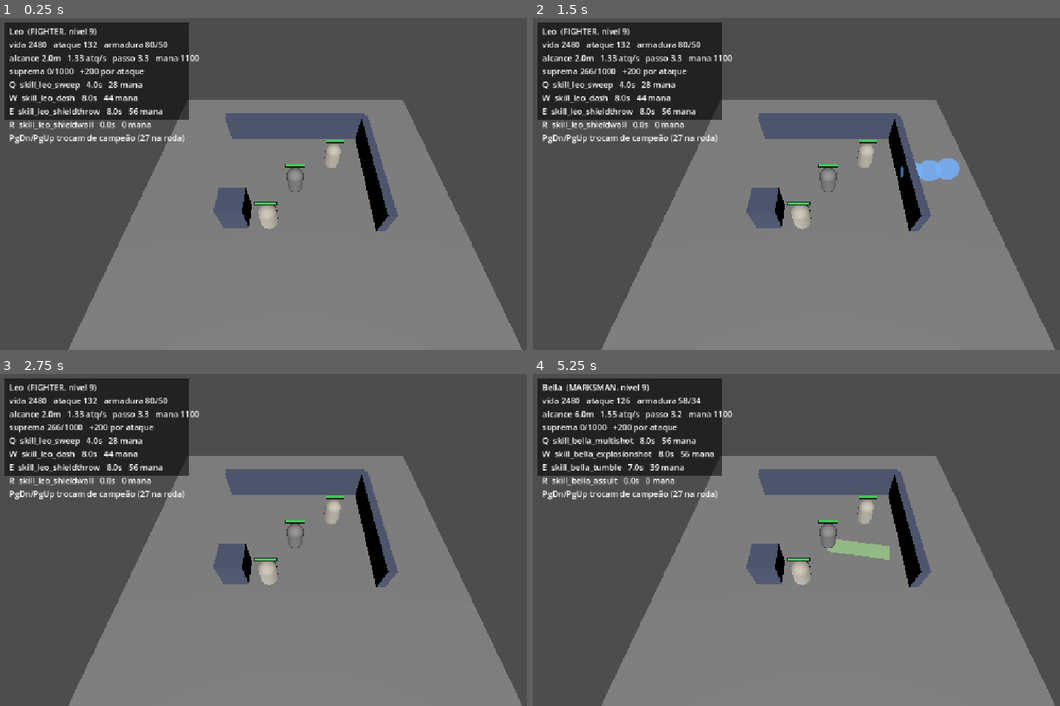
Above: before the commit, frames 1-4 (two rows, left to right).
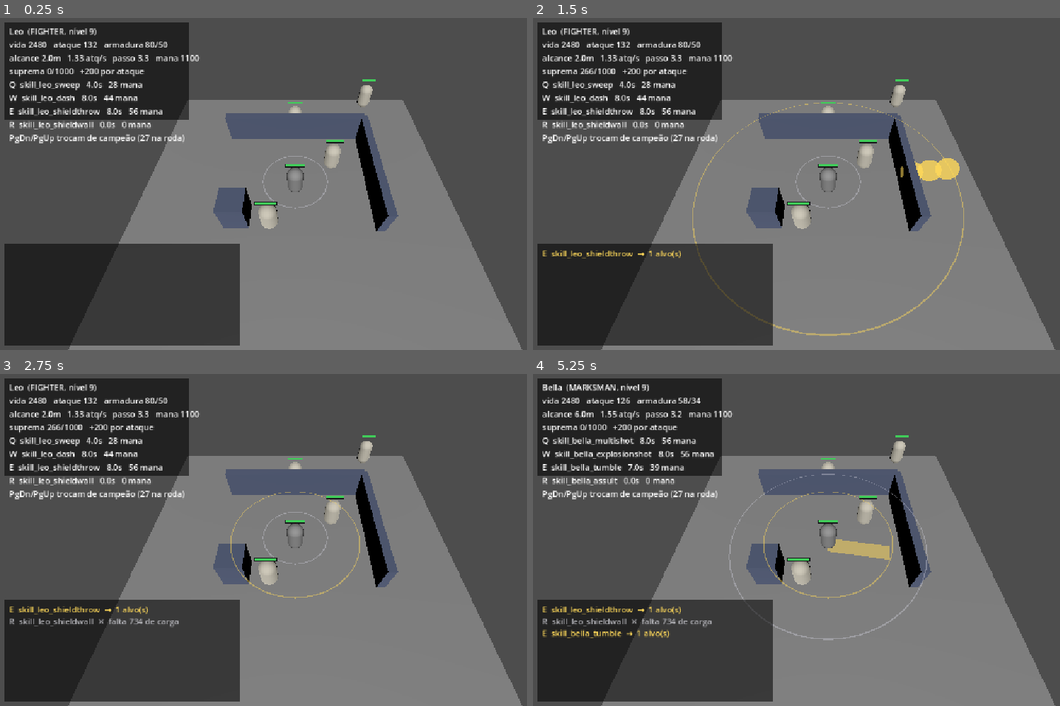
Above: after the commit, the same moments.

Repository: Tiago195/mbr
Game: Godot game, scene res://scenes/main.tscn
Same seed, same stepped clock (60 frames per second), same inputs: the game is played once before the commit and once after it.
Inputs (mouse positions are in pixels of both pictures, inside the frame that each line leads up to):
- Up to frame 1 (0.25 s): no input
- Up to frame 2 (1.5 s): tap Enter at 0.5 s; move the mouse to (959, 167) at 0.52 s; hold E (ability_e) 0.53-1.25 s; click (959, 167) at 0.67 s; drag from (712, 200) to (796, 250) at 1.27 s
- Up to frame 3 (2.75 s): move the mouse to (353, 466) at 2.02 s; hold R (ability_r) from 2.03 s (still down); click (353, 466) at 2.17 s
- Up to frame 4 (5.25 s): release R (ability_r) at 2.75 s; tap Space at 2.75, 4.25 s; drag from (796, 606) to (648, 490) at 2.77 s; tap Enter at 3.5, 5 s; move the mouse to (1007, 589) at 3.52 s; hold Page Down (champion_next) 3.53-4.25 s; click (1007, 589) at 3.67 s; drag from (648, 490) to (738, 457) at 4.27 s; move the mouse to (859, 540) at 5.02 s; hold E (ability_e) from 5.03 s (still down); click (859, 540) at 5.17 s

The runs differ from the first frame. In frame 1, 14% of the frame differs, in the area x 0-72%, y 18-99%; in frame 2, 15%, in the area x 0-82%, y 18-99%; in frame 3, 14%; in frame 4, 15%.

Commit message:
A tela passa a dizer o que aconteceu (o teste estava travado)
Veredito do usuário: "não consigo testar, não sei se estou usando a mesma
habilidade ou se são habilidades diferentes, tudo que vejo são formas".

O diagnóstico estava certo e a causa não era falta de arte: a tela não dizia
nada. `AbilityCaster._report` já contava tudo — no console, que quem joga não
vê. Três coisas, todas camada visual pura, que observam sinais e desenham:

- `combat_log.gd`: qual tecla, qual habilidade, SE A CORRENTE DE COMBO TROCOU
  O ELO, quantos alvos, quanto de dano, e o motivo da recusa. A troca do combo
  era literalmente invisível: a habilidade é outra e nada avisava.
- Cor por tecla na telegrafia, com uma quinta cor para o elo de combo. Com
  Q/W/E/R todos laranja, duas conjurações seguidas eram indistinguíveis sempre
  que a forma coincidia — e CIRCLE é a forma de boa parte do corpus.
- `marcador_de_alcance.gd`: anéis de alcance no chão. Alcance vai de 2 m a 6 m
  entre campeões e era invisível; sem ele, "a mira estava torta" e "o alvo
  estava longe demais" têm a mesma aparência — nada acontece.

Mais dois bonecos de treino, a 6 m e a 11 m, para exercitar alcance curto e
longo.

O usuário também pediu para importar os bonecos e as animações do original,
argumentando que as tabelas já foram importadas. A premissa não se sustenta e
a resposta ficou registrada no CLAUDE.md porque a pergunta vai voltar: o
repositório não tem um único asset, e o que a tradução guarda de uma habilidade
é `cooldown: 0.8` e o NOME de um ícone. Número é fato funcional; malha e
animação são obra expressiva. Bonecos vêm de Meshy + Mixamo, na Fase 6.

473 testes, 1299 asserções, stderr limpo. As duas sondas verdes, 199 afirmações
numéricas.

Co-Authored-By: Claude Opus 5 (1M context) <noreply@anthropic.com>
Claude-Session: https://claude.ai/code/session_01FWPRKBHoj9EjeFedttxqxb

Diff:
--- a/scenes/main.tscn
+++ b/scenes/main.tscn
@@ -10,6 +10,8 @@
 [ext_resource type="Resource" path="res://data/abilities/raio.tres" id="8_raio"]
 [ext_resource type="Resource" path="res://data/abilities/investida.tres" id="9_investida"]
 [ext_resource type="Script" path="res://scripts/gameplay/champion_selector.gd" id="10_champion"]
+[ext_resource type="Script" path="res://scripts/gameplay/combat_log.gd" id="11_log"]
+[ext_resource type="Script" path="res://scripts/gameplay/marcador_de_alcance.gd" id="12_alcance"]
 
 [sub_resource type="PlaneMesh" id="PlaneMesh_ground"]
 size = Vector2(20, 20)
@@ -132,11 +134,23 @@
 champion_id = &"leo"
 level = 9
 
+[node name="CombatLog" type="Node" parent="Player"]
+script = ExtResource("11_log")
+
+[node name="MarcadorDeAlcance" type="Node3D" parent="Player"]
+script = ExtResource("12_alcance")
+
 [node name="DummyNear" parent="." instance=ExtResource("4_dummy")]
 transform = Transform3D(1, 0, 0, 0, 1, 0, 0, 0, 1, 2.5, 1, -2)
 
 [node name="DummyFar" parent="." instance=ExtResource("4_dummy")]
 transform = Transform3D(1, 0, 0, 0, 1, 0, 0, 0, 1, -1.5, 1, 2.5)
+
+[node name="DummyMedio" parent="." instance=ExtResource("4_dummy")]
+transform = Transform3D(1, 0, 0, 0, 1, 0, 0, 0, 1, 0, 1, -6)
+
+[node name="DummyLonge" parent="." instance=ExtResource("4_dummy")]
+transform = Transform3D(1, 0, 0, 0, 1, 0, 0, 0, 1, 6, 1, -9)
 
 [node name="Camera3D" type="Camera3D" parent="."]
 transform = Transform3D(1, 0, 0, 0, 0.57357645, 0.81915206, 0, -0.81915206, 0.57357645, 0, 12, 8)
--- a/scripts/gameplay/ability_caster.gd
+++ b/scripts/gameplay/ability_caster.gd
@@ -20,6 +20,16 @@
 ## no lugar certo — uma conjuração com tempo resolve DENTRO do tique, e sem
 ## este sinal ela não tinha como dizer o que saiu.
 signal resolved(result: CastResult)
+
+## Uma tecla de habilidade foi apertada, e este foi o desfecho.
+##
+## Carrega o ESPAÇO e a habilidade que estava nele — as duas coisas que
+## `CastResult` não tem como saber e que são justamente o que o jogador precisa
+## ler na tela. `pedida` e `result.ability` divergem quando a corrente de combo
+## troca a habilidade, e é comparando as duas que se vê o combo acontecer.
+signal cast_attempted(
+	slot: AbilityBook.Slot, pedida: Ability, result: CastResult
+)
 
 ## Habilidades por slot. Arraste os `.tres` de `data/abilities/` no Inspector.
 ##
@@ -35,6 +45,29 @@
 @export var color_area: Color = Color(0.95, 0.55, 0.15)
 @export var color_line: Color = Color(0.45, 0.70, 1.0)
 @export var color_dash: Color = Color(0.65, 0.95, 0.55)
+
+## Pinta a marca pela TECLA que a fez sair, em vez de pelo tipo de forma.
+##
+## Existe por um veredito do usuário em 23/08/2026: *"não sei se estou usando a
+## mesma habilidade ou se são habilidades diferentes, tudo que vejo são
+## formas"*. Com Q, W, E e R saindo todos laranja, duas conjurações seguidas
+## eram indistinguíveis quando a forma coincidia — e formas coincidem muito:
+## CIRCLE é a forma de boa parte do corpus.
+##
+## A cor da corrente de combo é uma quinta, e é a única maneira de VER que o
+## segundo aperto entregou outra habilidade.
+@export var cor_por_espaco: bool = true
+@export var cor_q: Color = Color(0.45, 0.70, 1.00)
+@export var cor_w: Color = Color(0.55, 0.95, 0.60)
+@export var cor_e: Color = Color(1.00, 0.85, 0.35)
+@export var cor_r: Color = Color(1.00, 0.45, 0.45)
+@export var cor_combo: Color = Color(0.95, 0.55, 1.00)
+
+## De que espaço saiu a conjuração que está sendo desenhada, e se ela virou
+## corrente. Guardado em vez de passado como argumento porque o desenho dos
+## golpes ATRASADOS acontece tiques depois, fora da pilha de `_try_cast`.
+var _espaco_atual: AbilityBook.Slot = AbilityBook.Slot.Q
+var _atual_veio_de_combo: bool = false
 
 var book: AbilityBook
 
@@ -174,6 +207,7 @@
 	var ability: Ability = book.ability_in(slot)
 	if ability == null:
 		print("[hab] %s vazio" % AbilityBook.Slot.keys()[slot])
+		cast_attempted.emit(slot, null, null)
 		return
 
 	var cast: AbilityCast = _aim(ability)
@@ -183,7 +217,13 @@
 	var result: CastResult = AbilityEngine.cast(
 		book, ability, cast, Combatant.all_units(get_tree())
 	)
+	_espaco_atual = slot
+	_atual_veio_de_combo = (
+		result != null and result.ability != null
+		and result.ability.id != ability.id
+	)
 	_report(ability, result)
+	cast_attempted.emit(slot, ability, result)
 
 	# A telegrafia da conjuração com tempo sai no início, não no fim: é ela que
 	# avisa o adversário que algo vem vindo, e avisar depois do impacto não
@@ -280,29 +320,42 @@
 		if marca != null and vida > marca.lifetime:
 			marca.lifetime = vida
 
+## A cor desta conjuração: a da tecla, ou a do tipo de forma quando
+## `cor_por_espaco` está desligada.
+func _cor_da_marca(padrao: Color) -> Color:
+	if not cor_por_espaco:
+		return padrao
+	if _atual_veio_de_combo:
+		return cor_combo
+	match _espaco_atual:
+		AbilityBook.Slot.Q: return cor_q
+		AbilityBook.Slot.W: return cor_w
+		AbilityBook.Slot.E: return cor_e
+		_: return cor_r
+
 func _draw_form(
 		scene_root: Node, pulse: AbilityPulse, anchor: Vector3, direction: Vector3
 ) -> AbilityTelegraph:
 	match pulse.form:
 		AbilityPulse.Form.CIRCLE:
 			return AbilityTelegraph.circle(
-				scene_root, anchor, pulse.radius, color_area
+				scene_root, anchor, pulse.radius, _cor_da_marca(color_area)
 			)
 		AbilityPulse.Form.CONE:
 			return AbilityTelegraph.cone(
 				scene_root, anchor, direction,
-				pulse.length, pulse.cone_angle, color_area
+				pulse.length, pulse.cone_angle, _cor_da_marca(color_area)
 			)
 		AbilityPulse.Form.TRAPEZOID:
 			return AbilityTelegraph.trapezoid(
 				scene_root, anchor, direction,
 				pulse.near_distance, pulse.near_width,
-				pulse.length, pulse.far_width, color_area
+				pulse.length, pulse.far_width, _cor_da_marca(color_area)
 			)
 		AbilityPulse.Form.LINE:
 			return AbilityTelegraph.line(
 				scene_root, anchor, direction,
-				pulse.length, pulse.width, color_dash
+				pulse.length, pulse.width, _cor_da_marca(color_dash)
 			)
 		_:
 			# SINGLE não tem área: o alvo foi escolhido a dedo, e o número de
@@ -347,7 +400,7 @@
 		if shot.id <= _last_drawn_shot:
 			continue
 		_last_drawn_shot = shot.id
-		AbilityTelegraph.follow(scene_root, shot, color_line)
+		AbilityTelegraph.follow(scene_root, shot, _cor_da_marca(color_line))
 
 ## Console em vez de HUD: a Fase 1 não tem UI, e a recusa precisa ser visível
 ## para dar para testar. Vira ícone acinzentado e aviso na tela na Fase 6.
--- /dev/null
+++ b/scripts/gameplay/combat_log.gd
@@ -0,0 +1,213 @@
+class_name CombatLog
+extends Node
+
+## O que acabou de acontecer, escrito na tela.
+##
+## Existe por um veredito do usuário, em 23/08/2026: *"não consigo testar, não
+## sei se estou usando a mesma habilidade ou se são habilidades diferentes,
+## tudo que vejo são formas"*.
+##
+## O diagnóstico é exato, e a causa não é falta de arte: é que a tela não
+## dizia nada. `AbilityCaster._report` já contava tudo — **no console**, que
+## quem está jogando não vê. Isto é o mesmo relato, no lugar onde ele serve.
+##
+## O que cada linha responde, e por que:
+##
+## - **Qual espaço** (Q/W/E/R), porque quatro formas parecidas na tela não
+##   dizem qual tecla as fez sair
+## - **Qual habilidade**, pelo nome do corpus, porque é o que distingue uma
+##   conjuração da seguinte
+## - **Se veio da corrente de combo**, porque é literalmente impossível de ver:
+##   a habilidade é OUTRA e nada na tela avisa
+## - **O que aconteceu** — acertou quantos, quanto de dano, ou por que foi
+##   recusada
+##
+## É camada visual pura: observa sinais e desenha, nunca decide. Mesmo
+## princípio de `CombatFeedback`.
+
+## Quantas linhas ficam na tela.
+@export var linhas_visiveis: int = 9
+
+## Segundos até uma linha sumir. Zero = não somem.
+@export var vida_da_linha: float = 12.0
+
+@export_group("Cores")
+## Uma cor por espaço, e é a metade visual da resposta: com Q, W, E e R
+## saindo todos laranja, "é a mesma habilidade?" não tinha como ser
+## respondido olhando.
+@export var cor_q: Color = Color(0.45, 0.70, 1.00)
+@export var cor_w: Color = Color(0.55, 0.95, 0.60)
+@export var cor_e: Color = Color(1.00, 0.85, 0.35)
+@export var cor_r: Color = Color(1.00, 0.45, 0.45)
+@export var cor_combo: Color = Color(0.95, 0.55, 1.00)
+@export var cor_recusa: Color = Color(0.70, 0.70, 0.72)
+
+var _caster: AbilityCaster
+var _rotulo: RichTextLabel
+var _linhas: Array[Dictionary] = []
+
+func _ready() -> void:
+	_caster = _achar_caster()
+	if _caster == null:
+		push_warning("CombatLog sem AbilityCaster irmão em '%s'." % get_parent().name)
+		return
+	_caster.cast_attempted.connect(_ao_conjurar)
+	_montar_hud()
+	# O dano de TODO combatente da cena, e não só o de quem eu bato: levar
+	# porrada também é informação, e é a única maneira de ver um mob revidando
+	# quando houver mob que revide.
+	for node: Node in get_tree().get_nodes_in_group(Combatant.GROUP):
+		var combatant := node as Combatant
+		if combatant != null:
+			combatant.damaged.connect(_ao_causar_dano.bind(combatant))
+
+func _process(delta: float) -> void:
+	if vida_da_linha <= 0.0 or _linhas.is_empty():
+		return
+	var mudou: bool = false
+	for linha: Dictionary in _linhas:
+		linha["restante"] = float(linha["restante"]) - delta
+	while not _linhas.is_empty() and float(_linhas[0]["restante"]) <= 0.0:
+		_linhas.remove_at(0)
+		mudou = true
+	if mudou:
+		_redesenhar()
+
+# ---------------------------------------------------------------- eventos
+
+func _ao_conjurar(
+		slot: AbilityBook.Slot, pedida: Ability, result: CastResult
+) -> void:
+	var tecla: String = AbilityBook.Slot.keys()[slot]
+	if pedida == null:
+		_escrever(cor_recusa, "%s  —  espaço vazio" % tecla)
+		return
+	if result == null:
+		return
+
+	# **A troca da corrente é o que mais precisa aparecer.** Quando o combo
+	# entrega outro elo, o que sai é uma habilidade DIFERENTE, com outro dano e
+	# outra forma, e nada na tela avisava. Comparar o que foi pedido com o que
+	# saiu é a única maneira de o jogador saber que apertou no tempo certo.
+	var saiu: Ability = result.ability
+	var virou_combo: bool = saiu != null and saiu.id != pedida.id
+	var cor: Color = cor_combo if virou_combo else _cor_do_espaco(slot)
+	var cabeca: String = "%s ▸ COMBO" % tecla if virou_combo else tecla
+	var nome: String = saiu.display_name if saiu != null else pedida.display_name
+
+	match result.status:
+		CastResult.Status.SUCCESS:
+			var desfecho: String
+			if result.in_flight():
+				desfecho = "%d projétil(is) no ar" % result.launched
+			elif result.targets.is_empty():
+				desfecho = "não pegou ninguém"
+			else:
+				desfecho = "%d alvo(s)" % result.targets.size()
+			_escrever(cor, "%s  %s  →  %s" % [cabeca, nome, desfecho])
+		CastResult.Status.CASTING:
+			_escrever(cor, "%s  %s  →  conjurando…" % [cabeca, nome])
+		CastResult.Status.ON_COOLDOWN:
+			_escrever(cor_recusa, "%s  %s  ✕  recarga %.1fs" % [
+				tecla, nome, result.cooldown_remaining
+			])
+		CastResult.Status.NO_CHARGE:
+			_escrever(cor_recusa, "%s  %s  ✕  falta %.0f de carga" % [
+				tecla, nome, result.charge_missing
+			])
+		_:
+			_escrever(cor_recusa, "%s  %s  ✕  %s" % [
+				tecla, nome, _motivo(result.status)
+			])
+
+func _ao_causar_dano(dano: DamageResult, alvo: Combatant) -> void:
+	if dano == null or alvo == null:
+		return
+	if dano.missed:
+		_escrever(cor_recusa, "        errou em %s" % alvo.body().name)
+		return
+	if dano.damage_to_health <= 0.0 and dano.absorbed_by_shield <= 0.0:
+		return
+	var texto: String = "        −%.0f em %s" % [
+		dano.damage_to_health + dano.absorbed_by_shield, alvo.body().name
+	]
+	if dano.was_critical:
+		texto += "  CRÍTICO"
+	if dano.killed:
+		texto += "  MORREU"
+	_escrever(Color(1.0, 0.92, 0.80), texto)
+
+# ---------------------------------------------------------------- desenho
+
+func _escrever(cor: Color, texto: String) -> void:
+	_linhas.append({"cor": cor, "texto": texto, "restante": vida_da_linha})
+	while _linhas.size() > linhas_visiveis:
+		_linhas.remove_at(0)
+	_redesenhar()
+
+func _redesenhar() -> void:
+	if _rotulo == null:
+		return
+	var partes: PackedStringArray = []
+	for linha: Dictionary in _linhas:
+		partes.append("[color=#%s]%s[/color]" % [
+			(linha["cor"] as Color).to_html(false), linha["texto"]
+		])
+	_rotulo.text = "\n".join(partes)
+
+func _cor_do_espaco(slot: AbilityBook.Slot) -> Color:
+	match slot:
+		AbilityBook.Slot.Q: return cor_q
+		AbilityBook.Slot.W: return cor_w
+		AbilityBook.Slot.E: return cor_e
+		_: return cor_r
+
+## O motivo da recusa em palavras. `match` explícito e não uma tabela: assim,
+## quando alguém acrescentar um status novo ao enum, o compilador não deixa
+## esquecer deste lugar.
+static func _motivo(status: CastResult.Status) -> String:
+	match status:
+		CastResult.Status.NO_RESOURCE: return "sem mana"
+		CastResult.Status.OUT_OF_RANGE: return "longe demais"
+		CastResult.Status.NO_TARGET: return "sem alvo"
+		CastResult.Status.CANNOT_CAST: return "sob controle de grupo"
+		CastResult.Status.BUSY: return "conjurando outra"
+		CastResult.Status.DEAD: return "morto"
+		CastResult.Status.INVALID: return "inválida"
+		_: return "recusada"
+
+func _montar_hud() -> void:
+	var camada := CanvasLayer.new()
+	camada.name = "CombatLogHUD"
+	add_child(camada)
+
+	var fundo := ColorRect.new()
+	fundo.color = Color(0.0, 0.0, 0.0, 0.55)
+	fundo.set_anchors_preset(Control.PRESET_BOTTOM_LEFT)
+	fundo.offset_left = 8.0
+	fundo.offset_top = -206.0
+	fundo.offset_bottom = -8.0
+	fundo.offset_right = 468.0
+	# Sem isto o retângulo come o clique do botão direito e o personagem para
+	# de andar quando o cursor passa por cima — já aconteceu com o painel do
+	# campeão.
+	fundo.mouse_filter = Control.MOUSE_FILTER_IGNORE
+	camada.add_child(fundo)
+
+	_rotulo = RichTextLabel.new()
+	_rotulo.bbcode_enabled = true
+	_rotulo.scroll_active = false
+	_rotulo.set_anchors_preset(Control.PRESET_FULL_RECT)
+	_rotulo.offset_left = 10.0
+	_rotulo.offset_top = 6.0
+	_rotulo.mouse_filter = Control.MOUSE_FILTER_IGNORE
+	fundo.add_child(_rotulo)
+
+func _achar_caster() -> AbilityCaster:
+	var host: Node = get_parent()
+	if host == null:
+		return null
+	for child: Node in host.get_children():
+		if child is AbilityCaster:
+			return child
+	return null
--- /dev/null
+++ b/scripts/gameplay/marcador_de_alcance.gd
@@ -0,0 +1,142 @@
+class_name MarcadorDeAlcance
+extends Node3D
+
+## Anéis no chão dizendo até onde o personagem alcança.
+##
+## Existe pelo mesmo veredito que o `CombatLog`: *"tudo que vejo são formas"*.
+## Alcance é o número que mais muda entre campeões — 2 m no Leo, 6 m na Bella —
+## e era completamente invisível. Sem ele não dá para saber se a habilidade
+## errou porque a mira estava torta ou porque o alvo estava longe demais, que
+## são dois problemas diferentes com a mesma aparência: nada acontece.
+##
+## Dois anéis:
+##
+## - **O do ataque básico**, sempre visível, que vem de `attack_range` e é o
+##   que decide quando o personagem para de perseguir
+## - **O da habilidade apertada por último**, que aparece ao conjurar e some
+##   junto com a marca, e vem de `cast_range`
+##
+## Camada visual pura: observa e desenha, nunca decide.
+
+## Quantos segmentos formam o anel. 48 já não tem quina visível a 8 m.
+const SEGMENTOS: int = 48
+
+## Espessura do traço, em metros.
+@export var espessura: float = 0.06
+
+## Altura acima do chão. O mesmo valor da telegrafia, para os dois não
+## brigarem por profundidade.
+@export var altura: float = 0.03
+
+@export var cor_ataque: Color = Color(0.85, 0.85, 0.90, 0.35)
+@export var cor_habilidade: Color = Color(1.00, 0.85, 0.35, 0.45)
+
+## Quanto o anel da habilidade fica na tela depois da conjuração.
+@export var vida_do_anel: float = 1.2
+
+var _combatant: Combatant
+var _caster: AbilityCaster
+var _anel_ataque: MeshInstance3D
+var _anel_habilidade: MeshInstance3D
+var _restante: float = 0.0
+var _ultimo_alcance: float = -1.0
+
+func _ready() -> void:
+	_combatant = Combatant.of(get_parent())
+	if _combatant == null:
+		push_warning("MarcadorDeAlcance sem Combatant em '%s'." % get_parent().name)
+		return
+	_combatant.ensure_ready()
+
+	_anel_ataque = _montar_anel(cor_ataque)
+	_anel_habilidade = _montar_anel(cor_habilidade)
+	_anel_habilidade.visible = false
+
+	_caster = _achar_caster()
+	if _caster != null:
+		_caster.cast_attempted.connect(_ao_conjurar)
+
+func _process(delta: float) -> void:
+	if _combatant == null or _combatant.unit == null:
+		return
+
+	# O alcance do ataque básico muda ao trocar de campeão, e a malha é
+	# refeita só quando ele muda — refazer todo quadro seria desperdício num nó
+	# que existe para ser barato.
+	var alcance: float = _combatant.stats.get_value(Stat.Id.ATTACK_RANGE)
+	if not is_equal_approx(alcance, _ultimo_alcance):
+		_ultimo_alcance = alcance
+		_desenhar(_anel_ataque, alcance)
+
+	if _restante <= 0.0:
+		return
+	_restante -= delta
+	if _restante <= 0.0:
+		_anel_habilidade.visible = false
+
+func _ao_conjurar(
+		_slot: AbilityBook.Slot, pedida: Ability, result: CastResult
+) -> void:
+	if pedida == null:
+		return
+	# A habilidade que SAIU, quando a corrente de combo trocou: é o alcance
+	# dela que valeu.
+	var saiu: Ability = result.ability if result != null and result.ability != null else pedida
+	if saiu.cast_range <= 0.0:
+		# Zero quer dizer "sem limite" — desenhar um anel gigante mentiria.
+		_anel_habilidade.visible = false
+		_restante = 0.0
+		return
+	_desenhar(_anel_habilidade, saiu.cast_range)
+	_anel_habilidade.visible = true
+	_restante = vida_do_anel
+
+# ---------------------------------------------------------------- desenho
+
+func _montar_anel(cor: Color) -> MeshInstance3D:
+	var no := MeshInstance3D.new()
+	var material := StandardMaterial3D.new()
+	material.albedo_color = cor
+	material.shading_mode = BaseMaterial3D.SHADING_MODE_UNSHADED
+	material.transparency = BaseMaterial3D.TRANSPARENCY_ALPHA
+	# Sem teste de profundidade, como a telegrafia: o anel tem que aparecer
+	# por cima do chão sem depender de deslocamento em Z.
+	material.no_depth_test = true
+	material.cull_mode = BaseMaterial3D.CULL_DISABLED
+	no.material_override = material
+	no.mesh = ArrayMesh.new()
+	add_child(no)
+	return no
+
+## Refaz a malha do anel num raio dado.
+##
+## Um anel de triângulos, e não uma linha: `PRIMITIVE_LINES` ignora espessura
+## na maioria dos drivers, e um traço de um pixel some no chão claro.
+func _desenhar(no: MeshInstance3D, raio: float) -> void:
+	var vertices := PackedVector3Array()
+	var interno: float = maxf(raio - espessura * 0.5, 0.01)
+	var externo: float = raio + espessura * 0.5
+	for passo: int in SEGMENTOS:
+		var a: float = TAU * float(passo) / float(SEGMENTOS)
+		var b: float = TAU * float(passo + 1) / float(SEGMENTOS)
+		var ia := Vector3(cos(a) * interno, altura, sin(a) * interno)
+		var ea := Vector3(cos(a) * externo, altura, sin(a) * externo)
+		var ib := Vector3(cos(b) * interno, altura, sin(b) * interno)
+		var eb := Vector3(cos(b) * externo, altura, sin(b) * externo)
+		vertices.append_array([ia, ea, eb, ia, eb, ib])
+
+	var arrays: Array = []
+	arrays.resize(Mesh.ARRAY_MAX)
+	arrays[Mesh.ARRAY_VERTEX] = vertices
+	var malha := no.mesh as ArrayMesh
+	malha.clear_surfaces()
+	malha.add_surface_from_arrays(Mesh.PRIMITIVE_TRIANGLES, arrays)
+
+func _achar_caster() -> AbilityCaster:
+	var host: Node = get_parent()
+	if host == null:
+		return null
+	for child: Node in host.get_children():
+		if child is AbilityCaster:
+			return child
+	return null
Not shown: 1 places in scenes/main.tscn that only renumber resources
Not shown, added: tests/test_combo.gd.uid
Not shown, changed: CLAUDE.md
